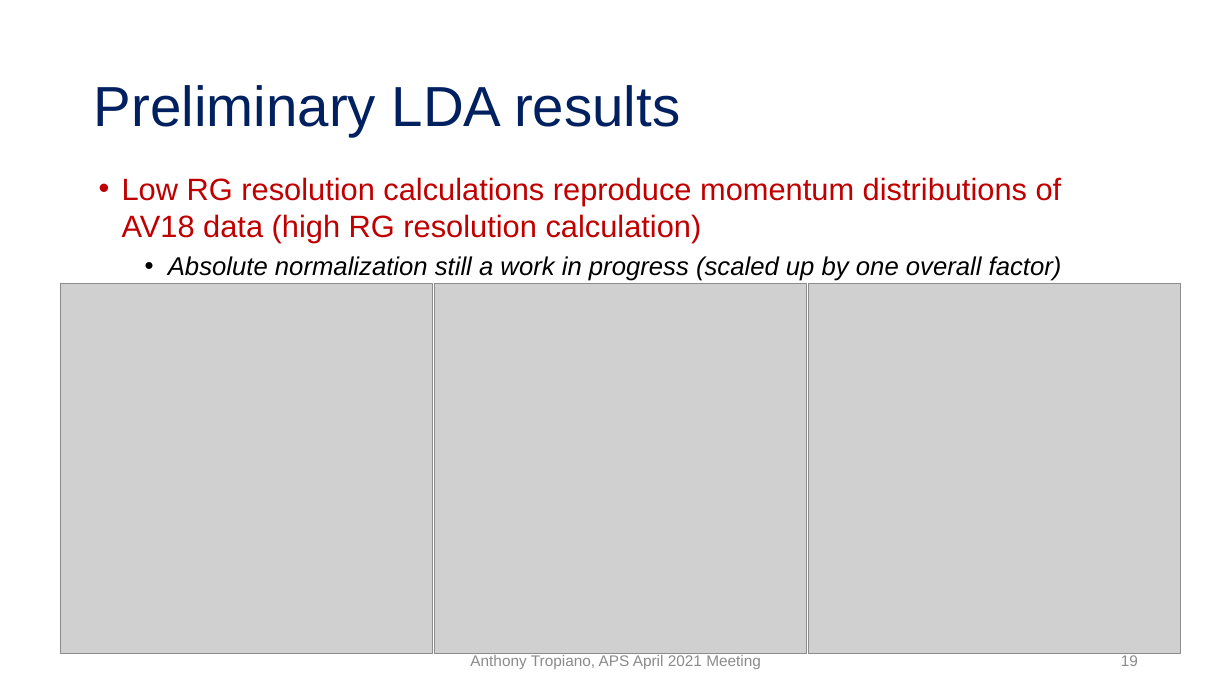
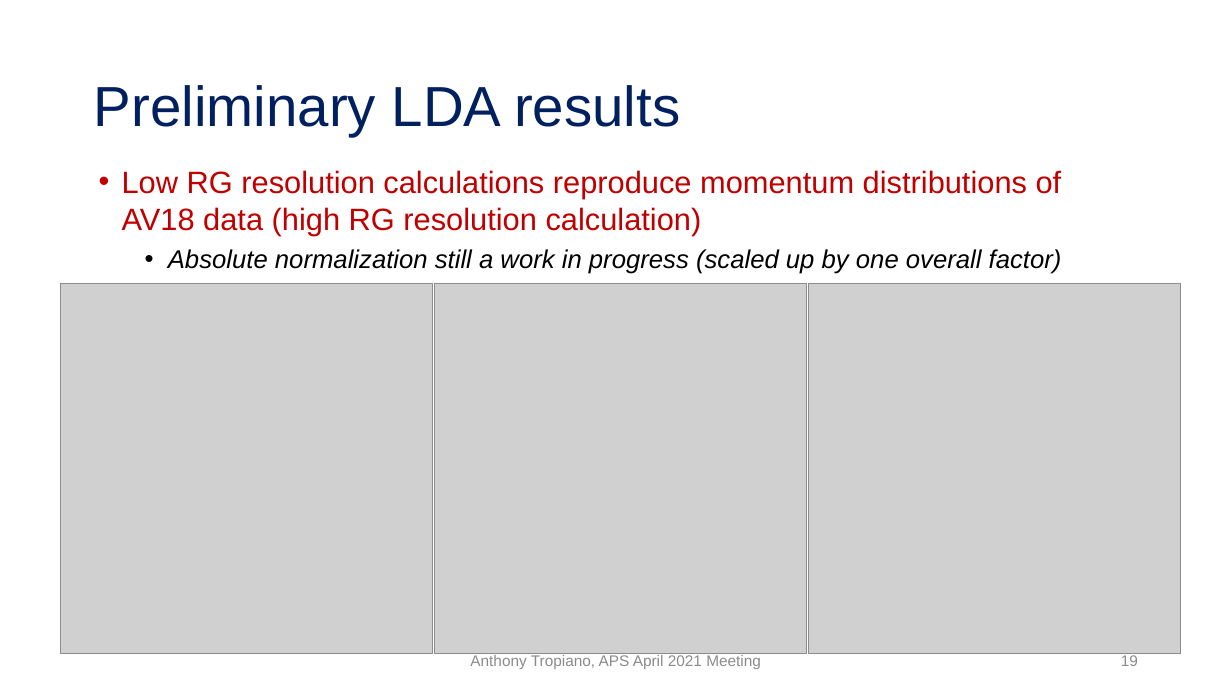
Before and after one commit to tropiano4/tropiano-srg, a slide deck: slide 19 of Presentations/APS_April2021/tropiano_aps_april2021.pptx. Drawn at 1232x693 pixels with LibreOffice and Linux fonts; fonts in the diff are those of the drawing; grey boxes stand for pictures. Boxes give left, top, right and bottom in pixels: in the first picture for what was removed or moved away, otherwise in the second. Text is boxed around its words. In the diff, an @@ line names an element or a change of style, - is before the commit and + after.

```diff
--- a/Presentations/APS_April2021/tropiano_aps_april2021.pptx
+++ b/Presentations/APS_April2021/tropiano_aps_april2021.pptx
@@ text "Low RG resolution calculations reproduce ...": place and size @@
-text "Low RG resolution calculations reproduce ..." at (122, 177, 1062, 281)
+text "Low RG resolution calculations reproduce ..." at (122, 170, 1062, 274)
```
Also in this commit, not shown: 6 other slides changed, 2 other files.
